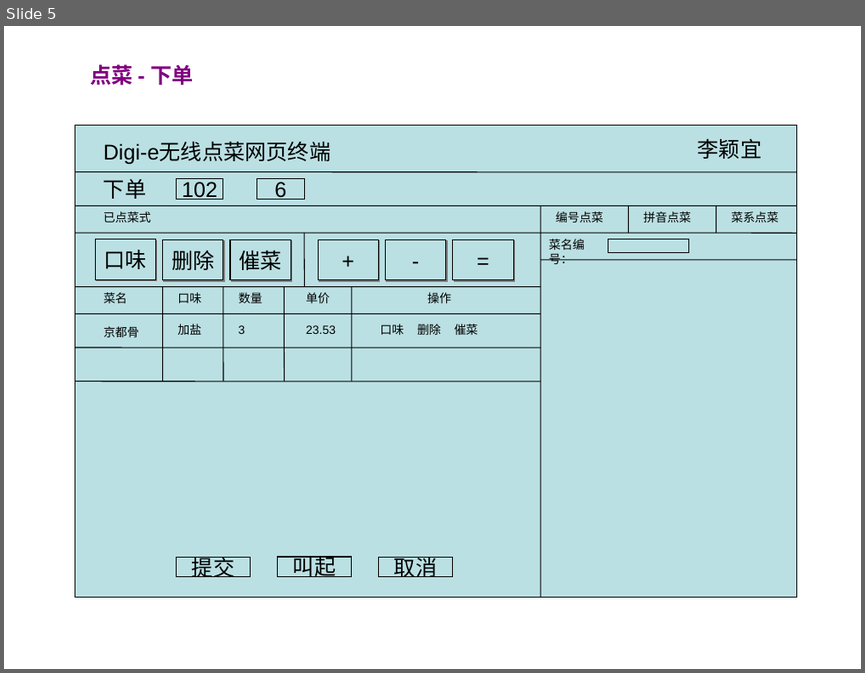
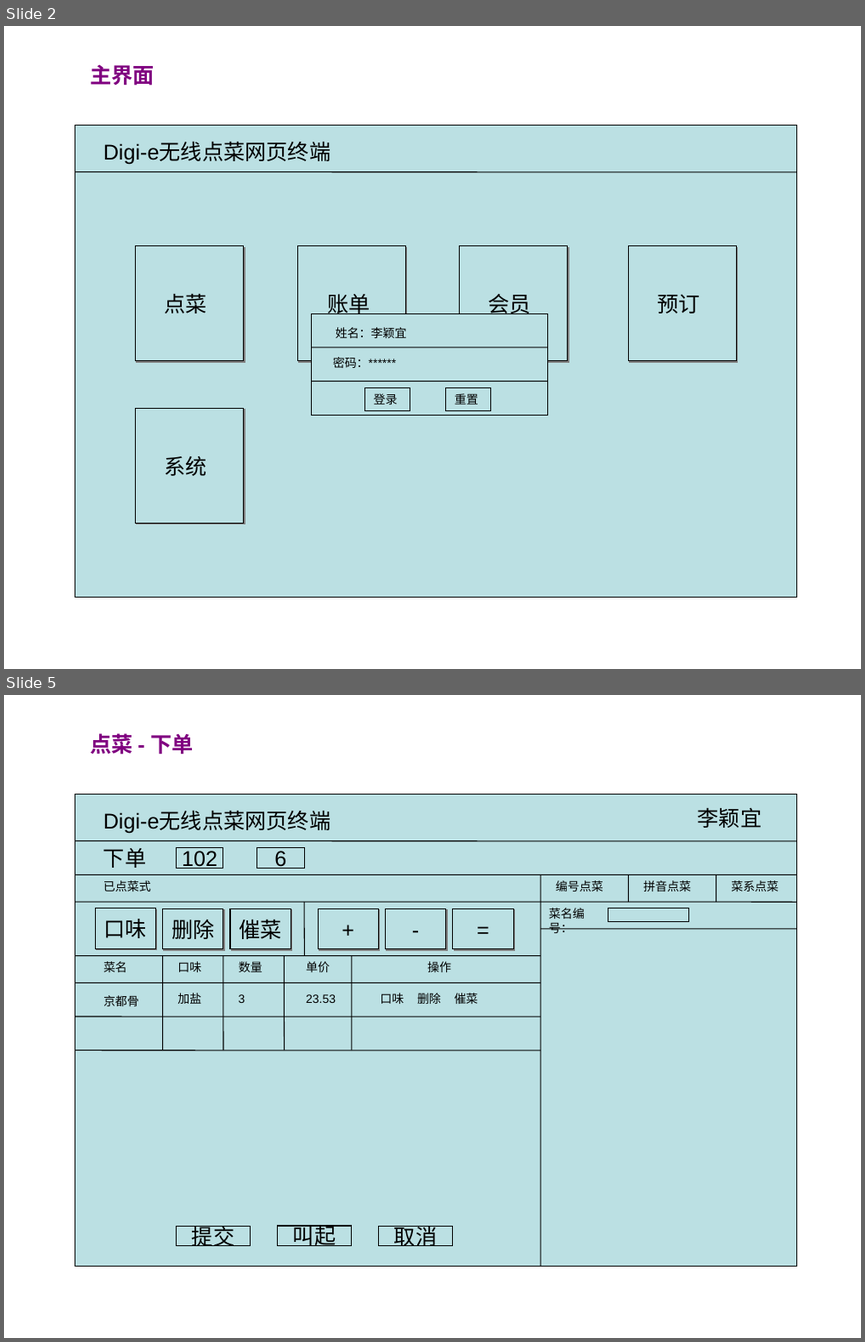
Before and after one commit to runt18/wireless-order-solution, a slide deck: doc/Digi-e网页终端需求.ppt. Shown one above the other, each under a label of ours: slide 5 before the commit, slides 2 and 5 after it; the slides between them are not shown. The pictures are 865x673 and 865x1342 pixels, drawn with LibreOffice and Linux fonts; fonts in the diff are those of the drawing. Boxes give left, top, right and bottom in pixels: in the first picture for what was removed or moved away, otherwise in the second. Text is boxed around its words. In the diff, an @@ line names an element or a change of style, - is before the commit and + after.

```diff
--- a/doc/Digi-e网页终端需求.ppt
+++ b/doc/Digi-e网页终端需求.ppt
@@ slide 2 added at <box>4,26,861,669</box>, background #FFFFFF @@
@@ text added at <box>90,64,154,86</box>, 18 pt, text #800080, bold @@
+主界面
@@ rectangle added at <box>75,125,797,596</box>, fill #BBE0E3, outline #000000 0.74 pt @@
@@ text added at <box>103,142,330,164</box>, 18 pt, text #000000 @@
+Digi-e无线点菜网页终端
@@ line added from (75, 171) to (796, 171), #000000 0.74 pt @@
@@ rectangle added at <box>135,246,243,361</box>, fill #BBE0E3, outline #000000 0.74 pt @@
@@ rectangle added at <box>298,246,406,361</box>, fill #BBE0E3, outline #000000 0.74 pt @@
@@ rectangle added at <box>460,246,568,361</box>, fill #BBE0E3, outline #000000 0.74 pt @@
@@ rectangle added at <box>628,246,736,361</box>, fill #BBE0E3, outline #000000 0.74 pt @@
@@ text added at <box>164,294,206,313</box>, 18 pt, text #000000 @@
+点菜
@@ text added at <box>328,294,370,314</box>, 18 pt, text #000000 @@
+账单
@@ text added at <box>488,294,531,314</box>, 18 pt, text #000000 @@
+会员
@@ text added at <box>657,294,699,313</box>, 18 pt, text #000000 @@
+预订
@@ group added at <box>311,314,547,415</box>: 3 rectangles, 2 lines, 2 texts @@
+姓名：李颖宜
+密码：******
+登录
+重置
@@ rectangle added at <box>135,408,243,523</box>, fill #BBE0E3, outline #000000 0.74 pt @@
@@ text added at <box>164,456,206,476</box>, 18 pt, text #000000 @@
+系统
```
Also in this commit, not shown: 3 slides changed, 8 other slides added, 1 other file.
